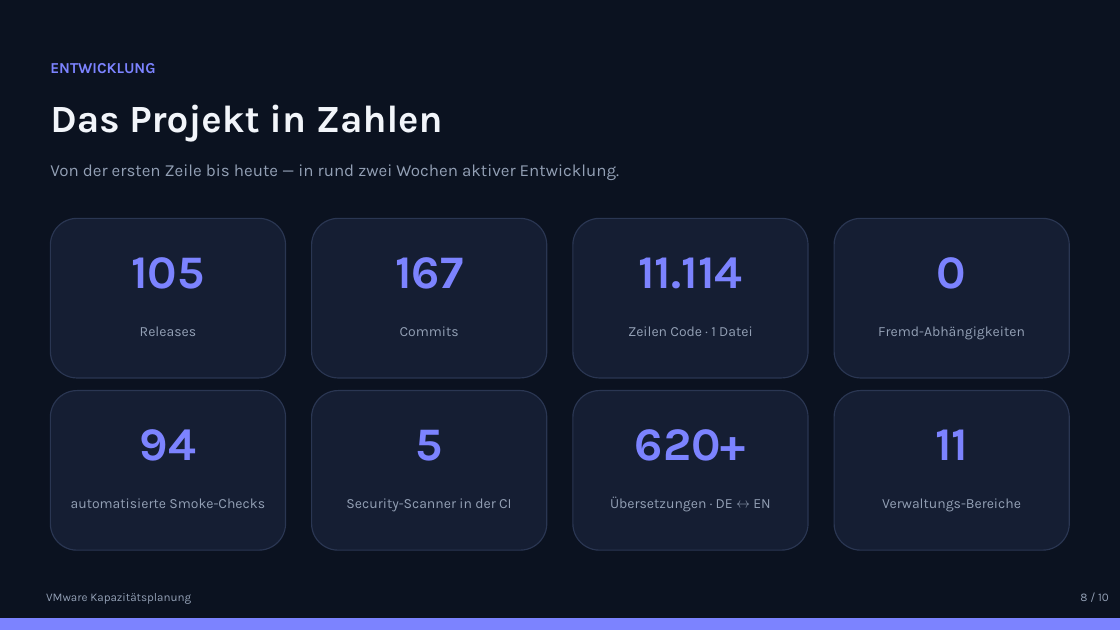
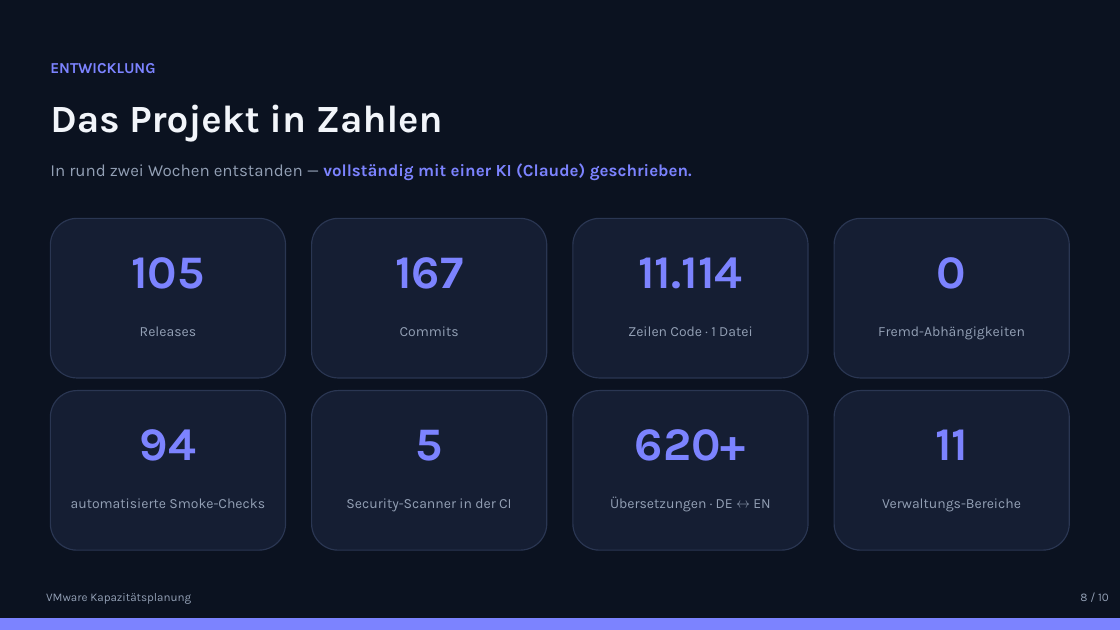
Before and after one commit to marcobockelbrink/vmware, a slide deck: slide 8 of docs/praesentation/VMware-Kapazitaetsplanung.pptx. Drawn at 1120x630 pixels with LibreOffice and Linux fonts; fonts in the diff are those of the drawing. Boxes give left, top, right and bottom in pixels: in the first picture for what was removed or moved away, otherwise in the second. Text is boxed around its words. In the diff, an @@ line names an element or a change of style, - is before the commit and + after.

```diff
--- a/docs/praesentation/VMware-Kapazitaetsplanung.pptx
+++ b/docs/praesentation/VMware-Kapazitaetsplanung.pptx
@@ text at (50,163,692,181): text changed; text colour #93A0B5 to #7C83FF; bold on @@
-Von der ersten Zeile bis heute — in rund zwei Wochen aktiver Entwicklung.
+In rund zwei Wochen entstanden — vollständig mit einer KI (Claude) geschrieben.
```
Also in this commit, not shown: 2 other slides changed, 1 other file.
